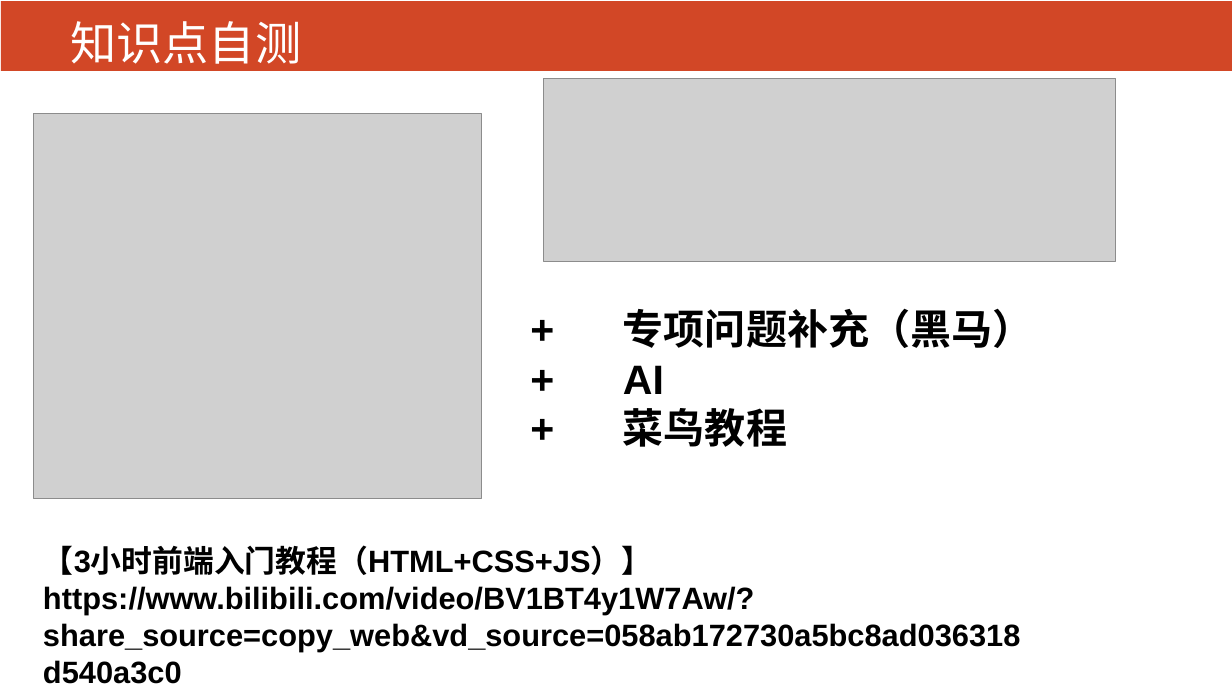
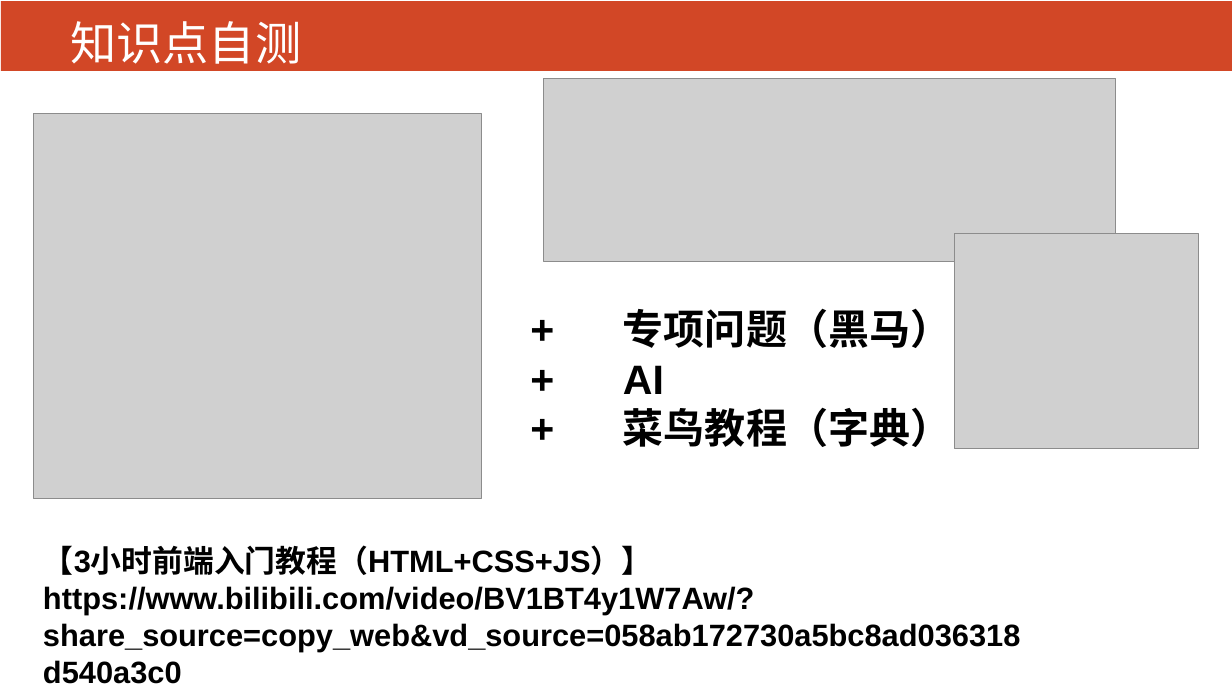
Before and after one commit to rain-lei/oureda-25-web-winter, a slide deck: slide 3 of presentation.pptx. Drawn at 1232x693 pixels with LibreOffice and Linux fonts; fonts in the diff are those of the drawing; grey boxes stand for pictures. Boxes give left, top, right and bottom in pixels: in the first picture for what was removed or moved away, otherwise in the second. Text is boxed around its words. In the diff, an @@ line names an element or a change of style, - is before the commit and + after.

Commit message:
save ppt

```diff
--- a/presentation.pptx
+++ b/presentation.pptx
@@ picture added at [955, 233, 1199, 448] @@
@@ text at [623, 308, 952, 348]: text changed @@
-+ 专项问题补充（黑马）
++ 专项问题（黑马）
@@ text at [623, 407, 952, 447]: text changed @@
-+ 菜鸟教程
++ 菜鸟教程（字典）
```
Also in this commit, not shown: 1 slide added.
